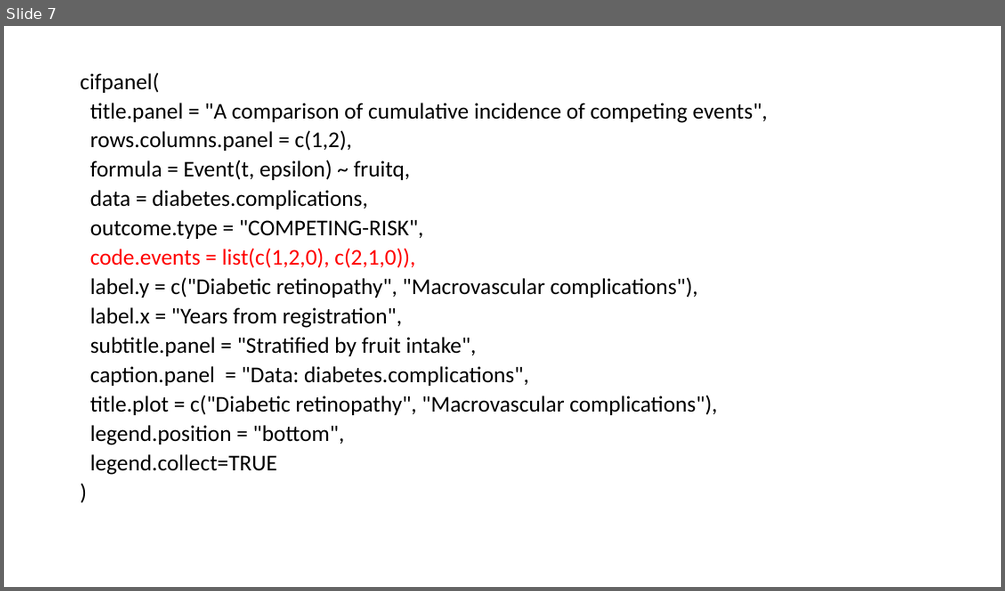
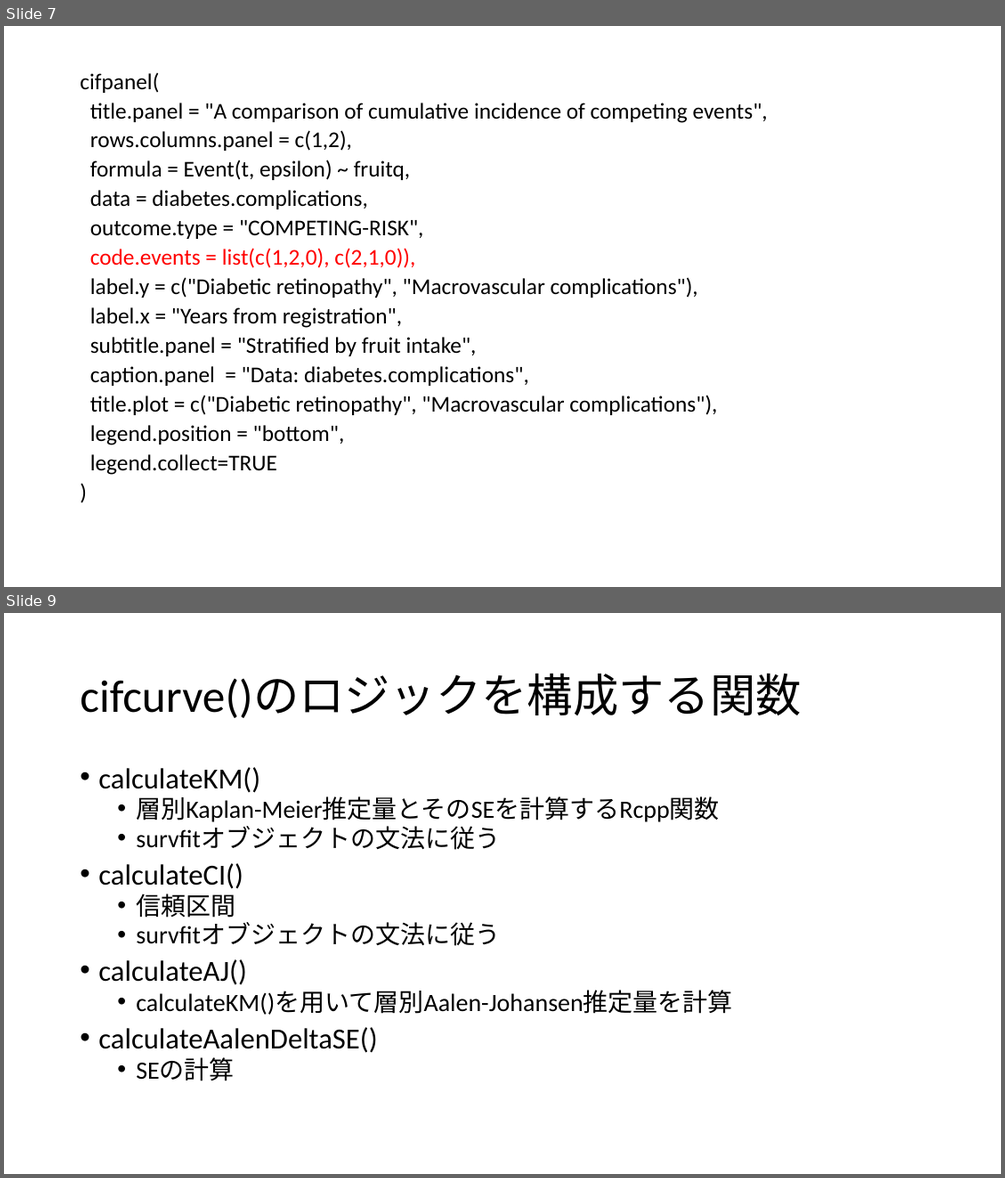
Before and after one commit to gestimation/cifmodeling, a slide deck: 20251027polyreg（田中）.pptx. Shown one above the other, each under a label of ours: slide 7 before the commit, slides 7 and 9 after it; the slides between them are not shown. The pictures are 1005x591 and 1005x1178 pixels, drawn with LibreOffice and Linux fonts; fonts in the diff are those of the drawing. Boxes give left, top, right and bottom in pixels: in the first picture for what was removed or moved away, otherwise in the second. Text is boxed around its words. In the diff, an @@ line names an element or a change of style, - is before the commit and + after.

```diff
--- a/20251027polyreg（田中）.pptx
+++ b/20251027polyreg（田中）.pptx
@@ slide 9 added at bbox=[4, 613, 1001, 1174], background #FFFFFF @@
@@ title added at bbox=[80, 674, 801, 718], 44 pt, text #000000 @@
+cifcurve()のロジックを構成する関数
@@ text added at bbox=[98, 767, 733, 1081], 24 pt, text #000000 @@
+• calculateKM()
+  • 層別Kaplan-Meier推定量とそのSEを計算するRcpp関数
+  • survfitオブジェクトの文法に従う
+• calculateCI()
+  • 信頼区間
+  • survfitオブジェクトの文法に従う
+• calculateAJ()
+  • calculateKM()を用いて層別Aalen-Johansen推定量を計算
+• calculateAalenDeltaSE()
+  • SEの計算
```
Also in this commit, not shown: 1 slide changed, 3 other slides added, 5 other files.
